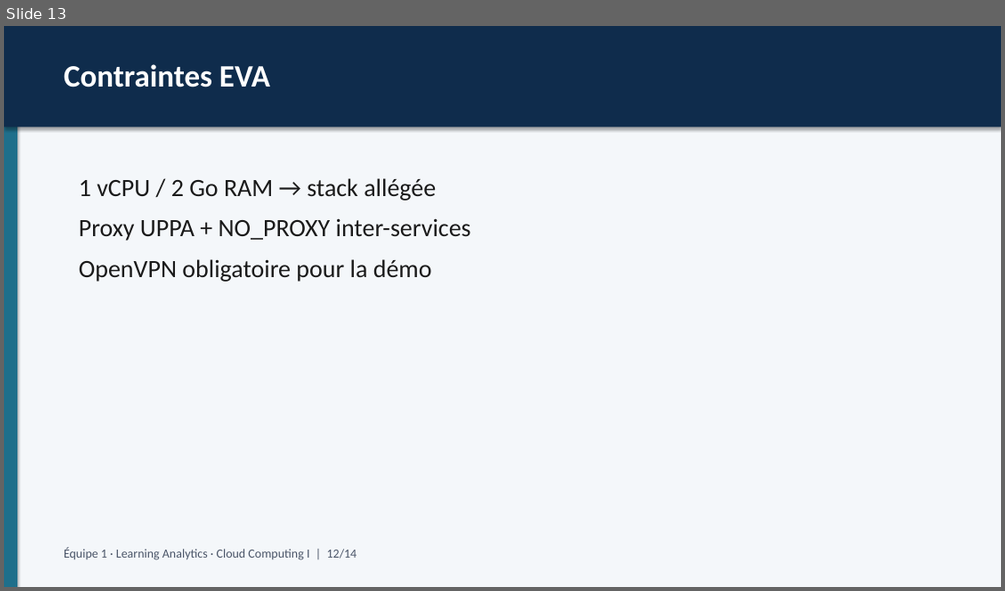
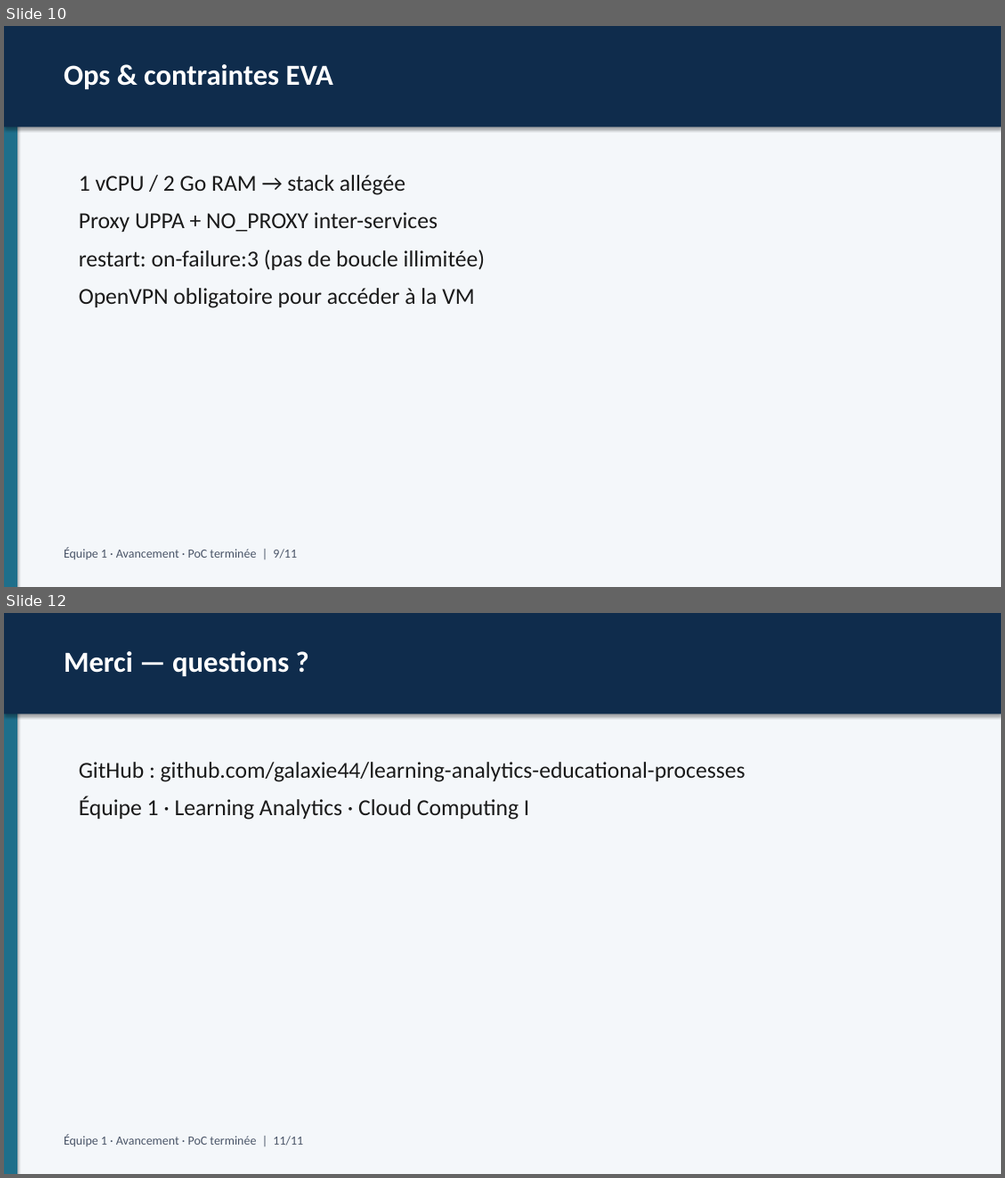
Before and after one commit to galaxie44/learning-analytics-educational-processes, a slide deck: docs/livrables/Presentation-Learning-Analytics.pptx. Shown one above the other, each under a label of ours: slide 13 before the commit, slides 10 and 12 after it; the slides between them are not shown. The pictures are 1005x591 and 1005x1178 pixels, drawn with LibreOffice and Linux fonts; fonts in the diff are those of the drawing. Boxes give left, top, right and bottom in pixels: in the first picture for what was removed or moved away, otherwise in the second. Text is boxed around its words. In the diff, an @@ line names an element or a change of style, - is before the commit and + after.

Commit message:
Add complete avancement presentation (PoC finished narrative).

```diff
--- a/docs/livrables/Presentation-Learning-Analytics.pptx
+++ b/docs/livrables/Presentation-Learning-Analytics.pptx
@@ slide 12 added at [4, 613, 1001, 1174], background #FFFFFF @@
@@ rectangle added at [4, 613, 1001, 1174], fill #F4F7FA @@
@@ rectangle added at [4, 613, 17, 1174], fill #1F6F8B @@
@@ rectangle added at [4, 613, 1001, 714], fill #0F2C4C @@
@@ text added at [64, 651, 289, 676], 28 pt, text #FFFFFF, bold @@
+Merci — questions ?
@@ text added at [79, 762, 745, 819], 22 pt, text #1A1A1A @@
+GitHub : github.com/galaxie44/learning-analytics-educational-processes
+Équipe 1 · Learning Analytics · Cloud Computing I
@@ text added at [64, 1134, 303, 1146], 12 pt, text #4A5568 @@
+Équipe 1 · Avancement · PoC terminée | 11/11
@@ what was slide 13 is now slide 10 @@
@@ slide 10 changed as well @@
@@ text at [64, 64, 333, 89]: text changed; size 30 to 28 pt @@
-Contraintes EVA
+Ops & contraintes EVA
@@ text at [79, 175, 437, 232]: size 24 to 22 pt in "1 vCPU / 2 Go RAM → ...", "Proxy UPPA + NO_PROXY inter-services" @@
@@ text at [79, 249, 485, 308]: text changed; size 24 to 22 pt @@
-OpenVPN obligatoire pour la démo
+restart: on-failure:3 (pas de boucle illimitée)
+OpenVPN obligatoire pour accéder à la VM
@@ text at [64, 547, 297, 559]: text changed @@
-Équipe 1 · Learning Analytics · Cloud Computing I | 12/14
+Équipe 1 · Avancement · PoC terminée | 9/11
```
Also in this commit, not shown: 5 other slides changed, 5 other slides added, 9 slides removed, 3 other files.
